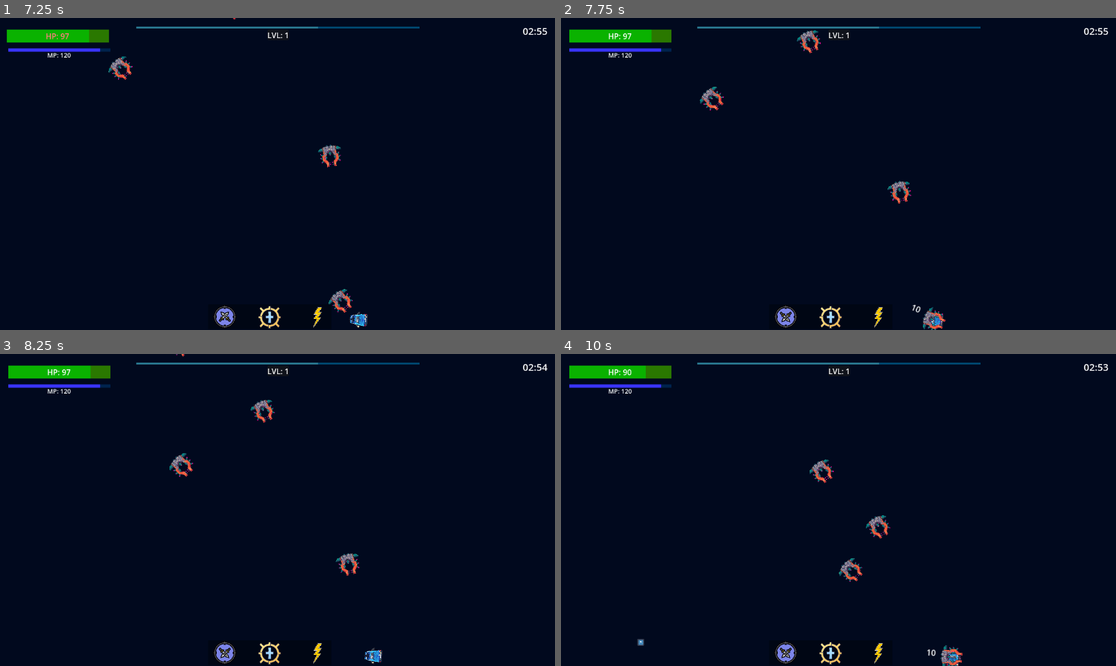
Above: before the commit, frames 1-4 (two rows, left to right).
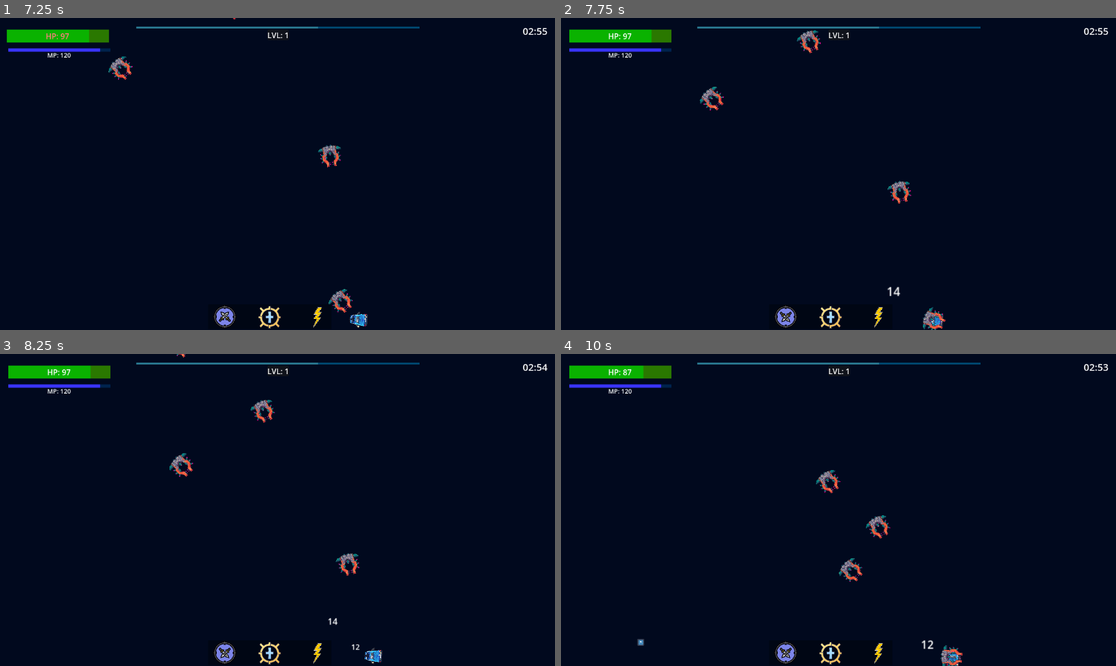
Above: after the commit, the same moments.

Repository: bkerz/VoidShips
Game: Godot game, scene res://Scenes/GUI_UI/MainUI/mainMenu.tscn
Two runs of this game, one before a commit and one after it. Both use one fixed random seed, a clock stepped at 60 frames per second and the inputs below. The engine's default icon, where the game draws it, is replaced by a stand-in: a white triangle on a blue panel in a dark square.
Inputs (mouse positions are in pixels of both pictures, inside the frame that each line leads up to):
- Up to frame 1 (7.25 s): click "Jugar" at 0.5 s; click "Max (Melee)" at 1.25 s; click "Ir al Mundo" at 2 s; click (227, 317) at 2.75 s; click (271, 317) at 3.5 s; click (316, 317) at 4.25 s; click (227, 317) at 5 s; click (271, 317) at 5.75 s; click (316, 317) at 6.5 s
- Up to frame 2 (7.75 s): click (788, 317) at 7.25 s
- Up to frame 3 (8.25 s): click (271, 653) at 8 s
- Up to frame 4 (10 s): click (877, 653) at 8.75 s; move the mouse to (960, 494) at 9.52 s; tap A (A) at 9.6 s; click (960, 494) at 9.67 s; tap D (D) at 9.8 s

Frame 1 is identical in both runs. In frame 2, less than 0.1% of the frame differs, in the area x 58-65%, y 86-95%; in frame 3, less than 0.1%; in frame 4, 0.4%, in the area x 11-68%, y 3-97%.

Commit message:
FinalizandoPruebas

Diff:
--- a/Scenes/Enemies/MineEnemy/enemyShipMine.tscn
+++ b/Scenes/Enemies/MineEnemy/enemyShipMine.tscn
@@ -18,6 +18,9 @@
 collision_layer = 2
 collision_mask = 0
 script = ExtResource("1_sqh8o")
+
+[node name="Marker2D" type="Marker2D" parent="."]
+position = Vector2(-12.3333, 0)
 
 [node name="Sprite2D" type="Sprite2D" parent="." groups=["enemyTargetGroup"]]
 texture_filter = 1
@@ -45,7 +48,4 @@
 shape = SubResource("CircleShape2D_k0b3v")
 debug_color = Color(0.65098, 0.00392157, 0, 0.419608)
 
-[node name="Marker2D" type="Marker2D" parent="."]
-position = Vector2(-12.3333, 0)
-
 [connection signal="area_entered" from="atkArea" to="." method="_on_atk_area_area_entered"]
--- a/Scenes/Enemies/MineEnemy/enemy_Ship_MineScript.gd
+++ b/Scenes/Enemies/MineEnemy/enemy_Ship_MineScript.gd
@@ -1,7 +1,7 @@
 extends CharacterBody2D
 
 #preloads
-
+var showDamagePath= preload("res://Scenes/GUI_UI/UtilitiesUI/show_damage_taken.tscn")
 
 #Variables
 var playerPosition= Vector2(0,0)
@@ -46,6 +46,11 @@
 func epicDeath():
 	queue_free()
 
+func showDamage(damage,critic):
+	var showDamageInstance= showDamagePath.instantiate()
+	showDamageInstance.showDamage(damage,critic)
+	showDamageInstance.pos = $Marker2D.global_position
+	get_parent().add_child(showDamageInstance)
 
 func targetPlayerGraphic(delta):
 	var anguloA= $".".transform.x.angle_to(playerPosition)
--- a/Scenes/Enemies/MineEnemy/hitAreaScript.gd
+++ b/Scenes/Enemies/MineEnemy/hitAreaScript.gd
@@ -1,17 +1,12 @@
 extends Area2D
 
-var showDamagePath= preload("res://Scenes/GUI_UI/UtilitiesUI/show_damage_taken.tscn")
 
-func takeDamageBullet(damage):
+
+func takeDamageBullet(damage,critic):
 	var aux= $"..".vida
 	if aux <= damage:
 		$"..".epicDeath()
+		$"..".showDamage(damage,critic)
 	else:
 		$"..".vida = aux - damage
-		showDamage(damage)
-
-func showDamage(damage):
-	var showDamageInstance= showDamagePath.instantiate()
-	showDamageInstance.showDamage(damage,false)
-	showDamageInstance.position = $"../Marker2D".position
-	get_parent().add_child(showDamageInstance)
+		$"..".showDamage(damage,critic)
--- a/Scenes/GUI_UI/UtilitiesUI/show_damage_taken.tscn
+++ b/Scenes/GUI_UI/UtilitiesUI/show_damage_taken.tscn
@@ -1,9 +1,44 @@
-[gd_scene load_steps=2 format=3 uid="uid://om66goytgj0o"]
+[gd_scene load_steps=5 format=3 uid="uid://om66goytgj0o"]
 
 [ext_resource type="Script" path="res://Scenes/GUI_UI/UtilitiesUI/show_damage_takenScript.gd" id="1_ne8an"]
 
+[sub_resource type="Animation" id="Animation_ftcyf"]
+resource_name = "red"
+tracks/0/type = "value"
+tracks/0/imported = false
+tracks/0/enabled = true
+tracks/0/path = NodePath("Label:theme_override_colors/font_color")
+tracks/0/interp = 1
+tracks/0/loop_wrap = true
+tracks/0/keys = {
+"times": PackedFloat32Array(0, 0.3),
+"transitions": PackedFloat32Array(1, 1),
+"update": 0,
+"values": [Color(1, 1, 1, 1), Color(0.709804, 0, 0, 1)]
+}
+
+[sub_resource type="Animation" id="Animation_0kfni"]
+length = 0.001
+tracks/0/type = "value"
+tracks/0/imported = false
+tracks/0/enabled = true
+tracks/0/path = NodePath("Label:theme_override_colors/font_color")
+tracks/0/interp = 1
+tracks/0/loop_wrap = true
+tracks/0/keys = {
+"times": PackedFloat32Array(0),
+"transitions": PackedFloat32Array(1),
+"update": 0,
+"values": [Color(1, 1, 1, 1)]
+}
+
+[sub_resource type="AnimationLibrary" id="AnimationLibrary_s650t"]
+_data = {
+"RESET": SubResource("Animation_0kfni"),
+"red": SubResource("Animation_ftcyf")
+}
+
 [node name="showDamageTaken" type="CharacterBody2D"]
-scale = Vector2(0.1, 0.1)
 script = ExtResource("1_ne8an")
 
 [node name="Label" type="Label" parent="."]
@@ -11,11 +46,13 @@
 offset_top = -13.0
 offset_right = 20.0
 offset_bottom = 13.0
+theme_override_colors/font_color = Color(1, 1, 1, 1)
+text = "2"
 horizontal_alignment = 1
 vertical_alignment = 1
 
 [node name="appears" type="Timer" parent="."]
-wait_time = 0.1
+wait_time = 0.3
 one_shot = true
 
 [node name="idle" type="Timer" parent="."]
@@ -25,6 +62,11 @@
 wait_time = 0.3
 one_shot = true
 
+[node name="turnTo" type="AnimationPlayer" parent="."]
+libraries = {
+"": SubResource("AnimationLibrary_s650t")
+}
+
 [connection signal="timeout" from="appears" to="." method="_on_appears_timeout"]
 [connection signal="timeout" from="idle" to="." method="_on_idle_timeout"]
 [connection signal="timeout" from="disappear" to="." method="_on_disappear_timeout"]
--- a/Scenes/GUI_UI/UtilitiesUI/show_damage_takenScript.gd
+++ b/Scenes/GUI_UI/UtilitiesUI/show_damage_takenScript.gd
@@ -16,25 +16,30 @@
 #	print("memori")
 #	queue_free()
 #
-
+var pos
 var direction= Vector2(0,-1)
 var speed= 25
 var dissapearBool= false
 var idleTimer= true
 
 func _ready():
+	position = pos
 	scale= Vector2(0,0)
 	$appears.start()
 
 func _process(delta):
 	if dissapearBool == false:
-		scale= scale + Vector2(0.05,0.05)
+		scale= scale + Vector2(0.08,0.08)
 	if dissapearBool == true and idleTimer == false:
 		scale= scale - Vector2(0.1,0.1)
 	velocity = direction * speed
 	move_and_slide()
 
 func showDamage(amountDamage,maxDamage):
+	if maxDamage== true:
+		$turnTo.play("red")
+	else:
+		pass
 	$Label.text = str(amountDamage)
 
 func desaparecer():
--- a/Scenes/Players/Bullets/bulletScript.gd
+++ b/Scenes/Players/Bullets/bulletScript.gd
@@ -1,9 +1,12 @@
 extends CharacterBody2D
+var basicUtilitiesInstance= basicUtilities.new()
 
 var aimPos= Vector2(0,0)
 var speed= 500
 
-var damageBase= 10
+var minDamage= 10
+var maxDamage= 15
+var finalDamage
 
 func _ready():
 	aimPos= get_local_mouse_position()
@@ -17,7 +20,14 @@
 	queue_free()
 
 func _on_area_2d_area_entered(area):
-	area.takeDamageBullet(damageBase)
+	var max= false
+	var critic= false
+	finalDamage= basicUtilitiesInstance.randomizeRangeNumber(minDamage,maxDamage)
+	if finalDamage >= maxDamage:
+		max= true
+	else:
+		pass
+	area.takeDamageBullet(finalDamage,max)
 	dissapearBullet()
 
 
--- a/Scenes/Players/Max´s/MaxPlayerScript.gd
+++ b/Scenes/Players/Max´s/MaxPlayerScript.gd
@@ -1,4 +1,5 @@
 extends CharacterBody2D
+
 
 #Constantes
 const bulletPath= preload("res://Scenes/Players/Bullets/bullet.tscn")
